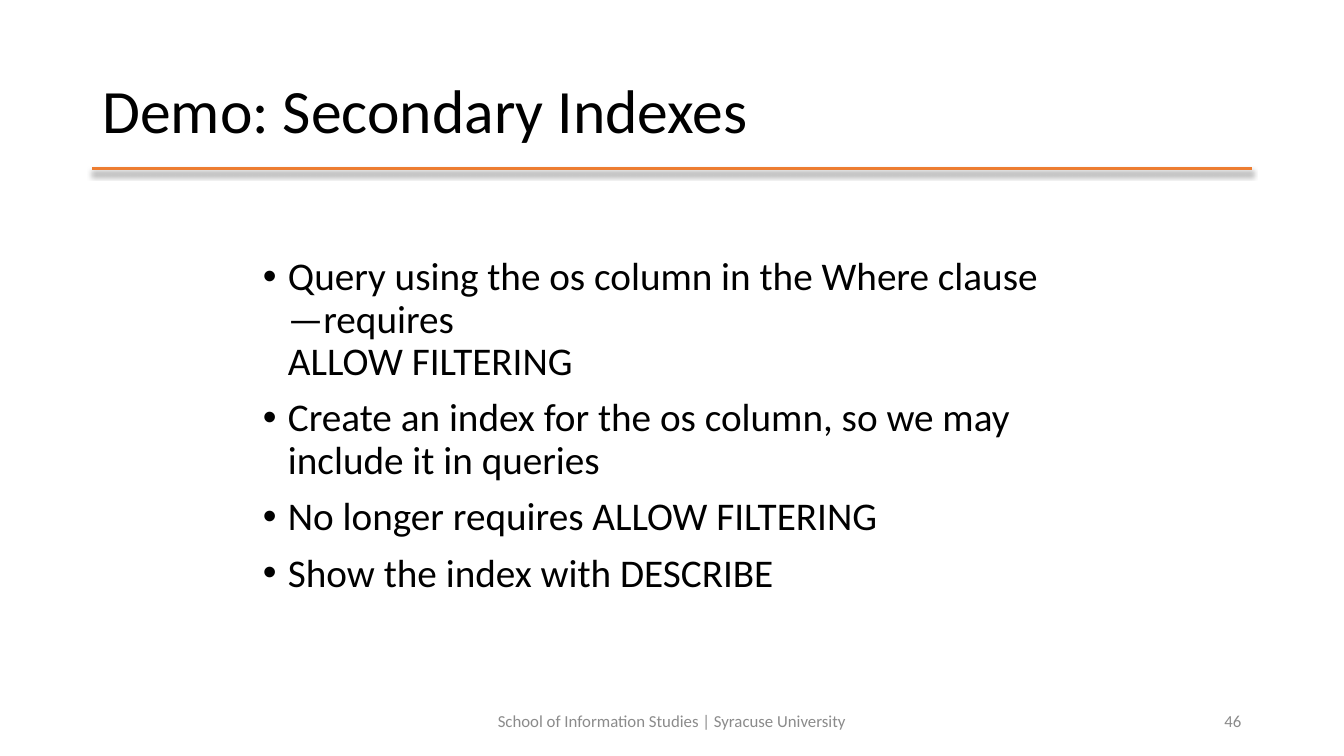
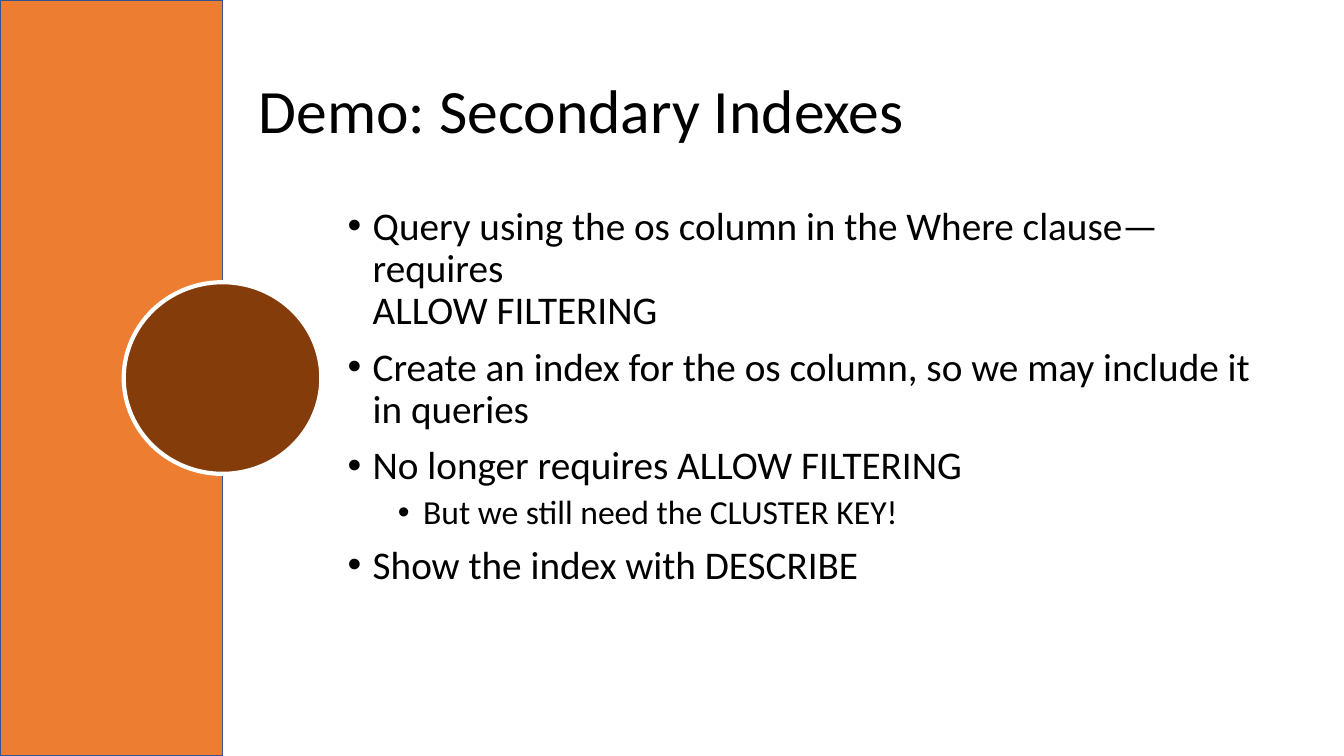
Before and after one commit to mafudge/ist769-old, a slide deck: slide 46 of content/G-Widecolumn/G-Widecolumn.pptx. Drawn at 1344x756 pixels with LibreOffice and Linux fonts; fonts in the diff are those of the drawing; background and template pictures are left out. Boxes give left, top, right and bottom in pixels: in the first picture for what was removed or moved away, otherwise in the second. Text is boxed around its words. In the diff, an @@ line names an element or a change of style, - is before the commit and + after.

```diff
--- a/content/G-Widecolumn/G-Widecolumn.pptx
+++ b/content/G-Widecolumn/G-Widecolumn.pptx
@@ rectangle added at (0, 0, 223, 756), fill #ED7D31, outline #325491 1 pt @@
@@ title "Demo: Secondary Indexes": place and size @@
-title "Demo: Secondary Indexes" at (102, 90, 748, 143)
+title "Demo: Secondary Indexes" at (259, 90, 904, 143)
@@ line removed from (93, 168) to (1252, 168) @@
@@ text "Query using the os column ...": place and size @@
-text "Query using the os column ..." at (288, 262, 1038, 588)
+text "Query using the os column ..." at (373, 212, 1250, 580)
@@ ellipse added at (124, 282, 322, 474), fill #843C0B, outline #FFFFFF 3 pt @@
@@ text at (423, 500, 897, 525): paragraph added @@
+  • But we still need the CLUSTER KEY!
@@ text removed at (498, 715, 845, 730) @@
-School of Information Studies | Syracuse University
@@ page number removed at (1224, 716, 1241, 727) @@
-46
```
Also in this commit, not shown: 33 other slides changed, 12 slides added, 13 slides removed, 52 other files.
